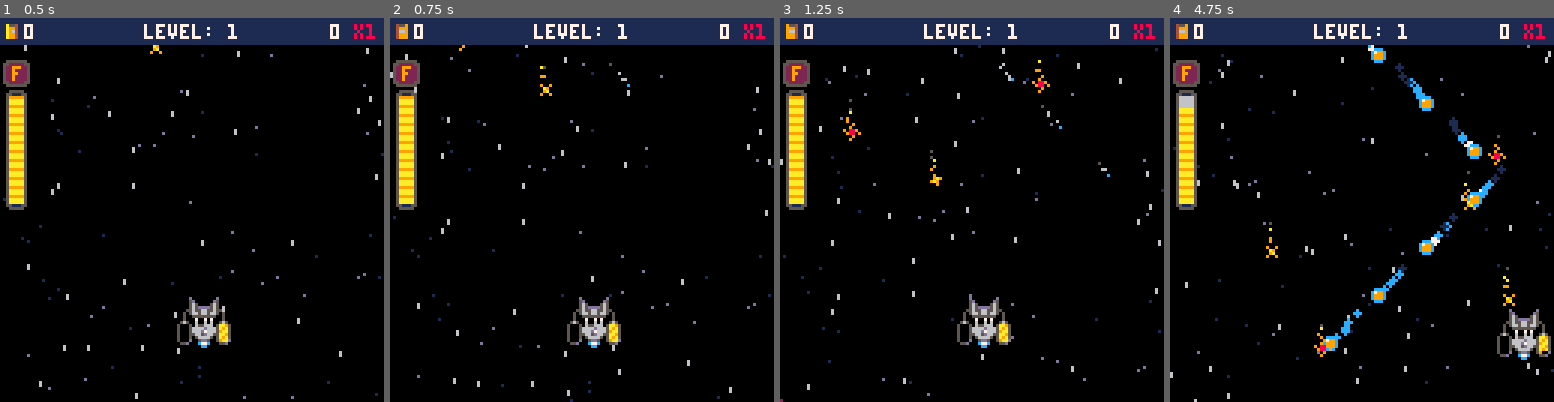
Above: before the commit, frames 1-4 (left to right).
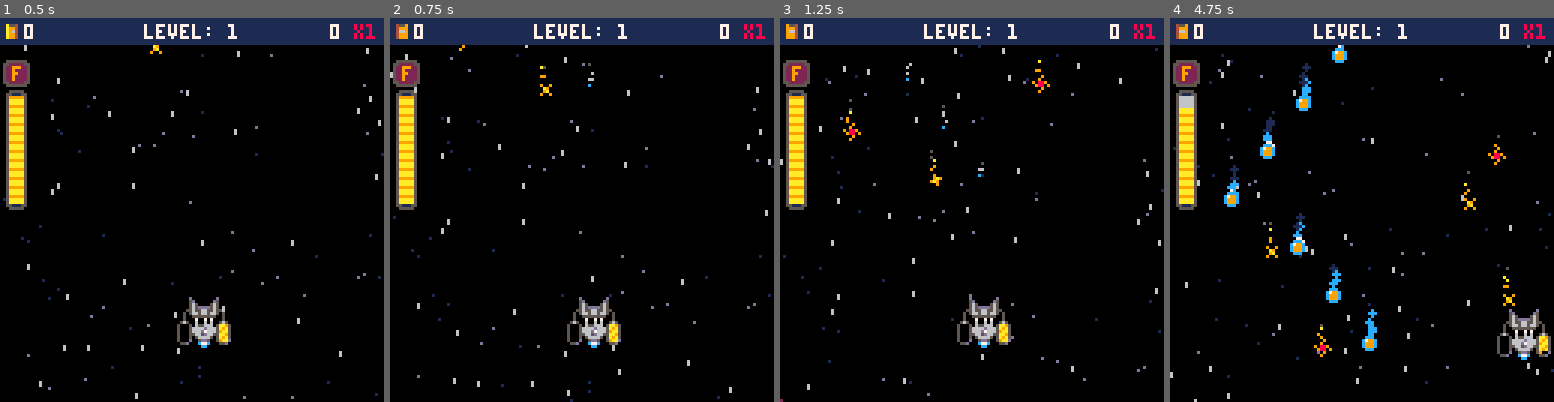
Above: after the commit, the same moments.

Repository: jacobneal65/drop-p8
Game: PICO-8 cartridge drop.p8
The game is run twice, just before and just after one commit, with the same random seed, the same clock (stepped at 60 frames per second) and the same inputs.
Inputs:
- Up to frame 1 (0.5 s): no input
- Up to frame 2 (0.75 s): no input
- Up to frame 3 (1.25 s): no input
- Up to frame 4 (4.75 s): hold Right 1.6-2.1 s; hold Up 2.15-2.42 s; hold Right 2.47-3.03 s; hold Left 3.08-3.58 s; hold Down 3.63-3.97 s; hold Right 4.02-4.68 s; hold Up from 4.73 s (still down)

Frame 1 is identical in both runs. In frame 2, less than 0.1% of the frame differs, in the area x 51-63%, y 11-18%; in frame 3, 0.2%; in frame 4, 3.4%, in the area x 14-88%, y 7-87%.

Commit message:
changed refuel sfx

Diff:
--- a/drop.p8
+++ b/drop.p8
@@ -7,7 +7,7 @@
 function _init()
 	music(1)
 	level=1
-	wave=7
+	wave=1
 	t=0
 	debug={""}
 	effects={}
@@ -37,7 +37,7 @@
 	b_arr={}--bezier array
 	--pattern,sx,end_x,bez_arr
 	levels={
-		{{0,8,64},{1,64,120},{0,8,64},{1,64,120},{0,8,64},{1,64,120},{0,8,64}},
+		{{9,48,80},{7,8,64},{1,64,120},{0,8,64},{1,64,120},{0,8,64},{1,64,120},{0,8,64}},
 		{{2,64,64},{3,0,10},{4,48,80},{5,64,64,{64,-10,-40,32,64,140}},{5,64,64,{64,-10,168,32,64,140}}},
 
 	}
@@ -309,23 +309,27 @@
 
 	if _typ==0 then--l_zig
 		--(_x,_amt,_typ)
-		fill_fruit(_x,10,0)
+		fill_fruit(_x,10,_typ)
 	elseif _typ==1 then--r_zig
-		fill_fruit(_x,10,1)
+		fill_fruit(_x,10,_typ)
 	elseif _typ==2 then--cross
-		fill_fruit(_x,10,2)
+		fill_fruit(_x,10,_typ)
 	elseif _typ==3 then--line
-		fill_fruit(0,5,3)
+		fill_fruit(0,5,_typ)
 	elseif _typ==4 then--dbl zig
-		fill_fruit(_x,10,0)
-		fill_fruit(_x,10,1)
+		fill_fruit(_x,10,_typ)
+		fill_fruit(_x,10,_typ)
 	elseif _typ==5 then--q_bez
-		fill_fruit(_x,10,5)
+		fill_fruit(_x,10,_typ)
 	elseif _typ==6 then--c_bez
---		bx2,by2=180,120
---		bx3,by3=-60,120
---		bx4,by4=64,t_uybnd
-		fill_fruit(64,1,10,6)
+		fill_fruit(64,1,10,_typ)
+	elseif _typ==7 then--stgr l
+		fill_fruit(0,8,_typ)
+	elseif _typ==8 then--stgr r
+		fill_fruit(120,8,_typ)
+	elseif _typ==9 then--zig stgr r
+		fill_fruit(_x,10,_typ)
+
 	end
 
 	--calculate total blue points
@@ -333,14 +337,13 @@
 	t_blue=0
 	for wv in all(wvs) do
 		local amt,_typ=10,wv[1]
-		if _typ==4 then
+		if _typ==4 or _typ==7 then
 			amt=5
 		elseif _typ==5 then
 			amt=20
 		end
 		t_blue+=amt
 	end
-
 end
 
 function fill_fruit(_x,_amt,_typ)
@@ -355,6 +358,16 @@
 		elseif _typ==3 then
 			nx=20*i
 			_i=1
+		elseif _typ==7 then--stgr line
+			nx=12*i
+		elseif _typ==8 then--stgr line
+				nx-=12*i
+		elseif _typ==9 then--zigr stgr
+				if i<4 then
+					nx-=12*i
+				else
+					nx=-32+12*i
+				end
 		end
  	fruit={
  		x=nx,
@@ -364,6 +377,7 @@
  		tmr=0,
  		dly=8*_i,--delay
  		typ=_typ,
+ 		amt=_amt,
  	}
  	add(fruits,fruit)
  end
@@ -470,12 +484,132 @@
 				fruit_chain=0
 				init_fruit_wave()
 			end
-
-		end
-	end
-end
-
-
+		end
+	end
+end
+
+function get_pattern(_t)
+	local _typ=_t.typ
+	if _typ==0 or _typ==1 then--zig
+		return zig_p(_t)
+	elseif _typ==2 then--cros
+		return cros_p(_t)
+	elseif _typ==3 then--line
+		if _t.y>100 then
+			t_grav=-1
+		end
+		return _t.x
+	elseif _typ==5 then--qbezier
+		local b = b_arr
+		return qbc(_t.tmr,b[1],b[2],b[3],b[4],b[5],b[6])
+	elseif _typ==6 then--cbezier
+		return cbc(_t.tmr,b[1],b[2],b[3],b[4],b[5],b[6],b[7],b[8])
+	else--simple falling
+		return _t.x
+	end
+end
+
+function zig_p(_t)
+	local dir=2
+	if (_t.typ==1) dir=-2
+	if _t.y >= 0 and _t.y < 50 then
+		_t.x+=dir
+	elseif _t.y >=50 then
+		_t.x-=dir
+	end
+	return _t.x
+end
+
+function cros_p(_t)
+	if _t.y >= 0 then
+		local c_dir=-2
+		if _t.i%2==1 then
+			c_dir=2
+		end
+		_t.x+=c_dir
+	end
+	return _t.x
+end
+
+--quadratic bezier curve 3pts
+function qbc(t,x1,y1,x2,y2,x3,y3)
+	local _t1=(1-t)
+	local _x = _t1^2*x1+2*_t1*t*x2+t^2*x3
+	local _y = _t1^2*y1+2*_t1*t*y2+t^2*y3
+	return _x,_y
+end
+
+--cubic bezier curve 4pts
+function cbc(t,x1,y1,x2,y2,x3,y3,x4,y4)
+	local _t1=(1-t)
+	local _x = _t1^3*x1+3*_t1^2*t*x2+3*_t1*t^2*x3+t^3*x4
+	local _y = _t1^3*y1+3*_t1^2*t*y2+3*_t1*t^2*y3+t^3*y4
+	return _x,_y
+end
+
+-->8
+--fruitlets
+function init_fruitlet()
+	fl_amt=5
+	fruitlet={}
+	for i=1,fl_amt do
+		generate_fruitlet(i)
+	end
+end
+
+function generate_fruitlet(i)
+	local fl={
+ 		x=rnd(96)+16,
+ 		y=-10,
+ 		tmr=0,
+ 		dly=8*i,--delay
+ 		spd=2,--f_rnd(2)+1,
+ 		sz=f_rnd(2)+1--1 or 2
+ }
+ add(fruitlet,fl)
+end
+
+function update_fruitlet()
+	for fl in all(fruitlet) do
+		if fl.dly >0 then
+				fl.dly-=1
+		else
+					fl.y+=fl.spd
+		end
+			--fruit captured
+		if bucket_collides(fl) then
+			temp_points+=fl.sz
+			fuel = min(fuel+fl.sz*4,110)
+			shwave(fl.x+3,fl.y+3,1,3,shwv_clrs)
+			fl_ani,fl_tmr=true,0
+			fl_spr=48
+			del(fruitlet,fl)
+			generate_fruitlet(1)
+			tf_tmr=0
+			sfx(9)
+		end
+
+		--fl tank animation
+		if fl_ani then
+			fl_tmr+=1
+			if fl_tmr>=8 then
+				fl_spr=min(fl_spr+1,52)
+				fl_tmr=0
+				if (fl_spr==52) fl_ani=false
+			end
+		end
+
+		--fruit survived
+		if fl.y>t_ybnd then
+			del(fruitlet,fl)
+			generate_fruitlet(1)
+		end
+	end
+end
+
+
+-->8
+--dots
 function init_dots()
 	dots={}
 	for i=1,#fruits do
@@ -517,125 +651,6 @@
 		_dot_fn=init_dots
 	end
 end
-
-function get_pattern(_t)
-	local _typ=_t.typ
-	if _typ==0 or _typ==1 then--zig
-		return zig_p(_t)
-	elseif _typ==2 then--cros
-		return cros_p(_t)
-	elseif _typ==3 then--line
-		if _t.y>100 then
-			t_grav=-1
-		end
-		return _t.x
-	elseif _typ==5 then--qbezier
-		local b = b_arr
-		return qbc(_t.tmr,b[1],b[2],b[3],b[4],b[5],b[6])
-	elseif _typ==6 then--cbezier
-		return cbc(_t.tmr,b[1],b[2],b[3],b[4],b[5],b[6],b[7],b[8])
-	end
-end
-
-function zig_p(_t)
-	local dir=2
-	if (_t.typ==1) dir=-2
-	if _t.y >= 0 and _t.y < 50 then
-		_t.x+=dir
-	elseif _t.y >=50 then
-		_t.x-=dir
-	end
-	return _t.x
-end
-
-function cros_p(_t)
-	if _t.y >= 0 then
-		local c_dir=-2
-		if _t.i%2==1 then
-			c_dir=2
-		end
-		_t.x+=c_dir
-	end
-	return _t.x
-end
-
---quadratic bezier curve 3pts
-function qbc(t,x1,y1,x2,y2,x3,y3)
-	local _t1=(1-t)
-	local _x = _t1^2*x1+2*_t1*t*x2+t^2*x3
-	local _y = _t1^2*y1+2*_t1*t*y2+t^2*y3
-	return _x,_y
-end
-
---cubic bezier curve 4pts
-function cbc(t,x1,y1,x2,y2,x3,y3,x4,y4)
-	local _t1=(1-t)
-	local _x = _t1^3*x1+3*_t1^2*t*x2+3*_t1*t^2*x3+t^3*x4
-	local _y = _t1^3*y1+3*_t1^2*t*y2+3*_t1*t^2*y3+t^3*y4
-	return _x,_y
-end
-
--->8
---fruitlets
-function init_fruitlet()
-	fl_amt=5
-	fruitlet={}
-	for i=1,fl_amt do
-		generate_fruitlet(i)
-	end
-end
-
-function generate_fruitlet(i)
-	local fl={
- 		x=rnd(96)+16,
- 		y=-10,
- 		tmr=0,
- 		dly=8*i,--delay
- 		spd=2,--f_rnd(2)+1,
- 		sz=f_rnd(2)+1--1 or 2
- }
- add(fruitlet,fl)
-end
-
-function update_fruitlet()
-	for fl in all(fruitlet) do
-		if fl.dly >0 then
-				fl.dly-=1
-		else
-					fl.y+=fl.spd
-		end
-			--fruit captured
-		if bucket_collides(fl) then
-			temp_points+=fl.sz
-			fuel = min(fuel+fl.sz*4,110)
-			shwave(fl.x+3,fl.y+3,1,3,shwv_clrs)
-			fl_ani,fl_tmr=true,0
-			fl_spr=48
-			del(fruitlet,fl)
-			generate_fruitlet(1)
-			tf_tmr=0
-			sfx(9)
-		end
-
-		--fl tank animation
-		if fl_ani then
-			fl_tmr+=1
-			if fl_tmr>=8 then
-				fl_spr=min(fl_spr+1,52)
-				fl_tmr=0
-				if (fl_spr==52) fl_ani=false
-			end
-		end
-
-		--fruit survived
-		if fl.y>t_ybnd then
-			del(fruitlet,fl)
-			generate_fruitlet(1)
-		end
-	end
-end
-
-
 -->8
 --end of level
 function init_eol()
@@ -807,6 +822,7 @@
 			level+=1
 			_upd=upd_level
 			_drw=drw_level
+			fuel_mask_r=90
 			init_fruitlet()
 			init_fruit_wave()
 		else
Not shown, changed: the sound effects (__sfx__) section of drop.p8
Not shown, changed: sheet drop.xlsx
